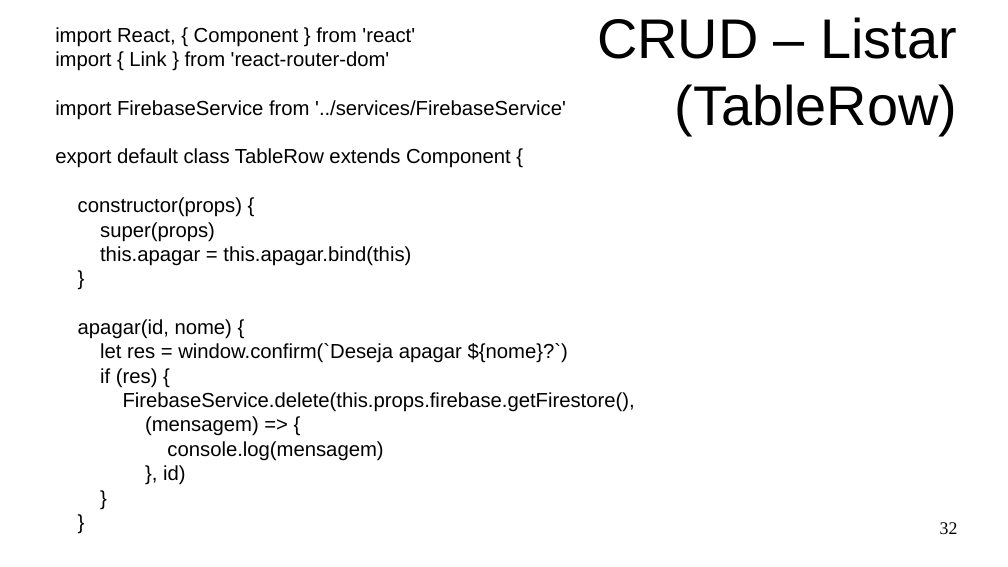
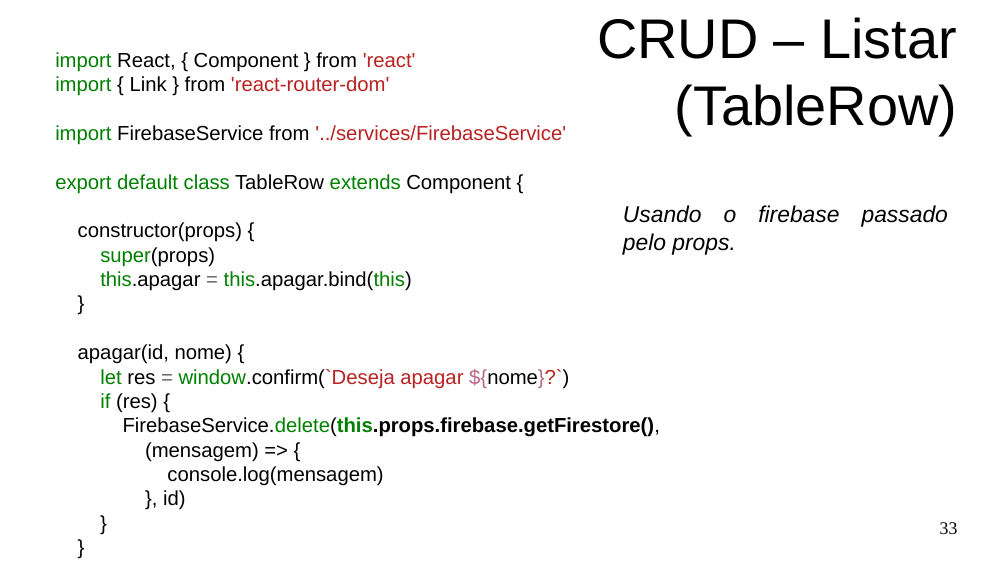
Before and after one commit to Marques-Dev/WEB_2020-1, a slide deck: slide 33 of SLIDES/aula07-crud-firebase.odp (slide 32 before the commit). Drawn at 1008x567 pixels with LibreOffice and Linux fonts; fonts in the diff are those of the drawing. Boxes give left, top, right and bottom in pixels: in the first picture for what was removed or moved away, otherwise in the second. Text is boxed around its words. In the diff, an @@ line names an element or a change of style, - is before the commit and + after.

Commit message:
slides crud tudo

```diff
--- a/SLIDES/aula07-crud-firebase.odp
+++ b/SLIDES/aula07-crud-firebase.odp
@@ text "import React, { Component } ...": place and size @@
-text "import React, { Component } ..." at bbox=[55, 27, 635, 485]
+text "import React, { Component } ..." at bbox=[55, 52, 660, 510]
@@ text at bbox=[55, 52, 660, 437]: text colour #000000 to #008000 in "import", "import", "import", "export default class extends" and 5 more places; text colour #000000 to #BA2121 in "'react'", "'react-router-dom'", "'../services/FirebaseService'", "window.confirm(`Deseja apagar ${nome}?`)"; text colour #000000 to #666666 in "=", "="; text colour #000000 to #BB6688 in "${nome}?`)"; bold on in "FirebaseService.delete(this.props.firebase.getFirestore()," @@
@@ text added at bbox=[623, 205, 948, 255], 18 pt, text #000000, italic @@
+Usando o firebase passado pelo props.
@@ page number at bbox=[940, 522, 958, 534]: text changed @@
-32
+33
```
Also in this commit, not shown: 14 other slides changed, 10 slides added, 4 other files.
